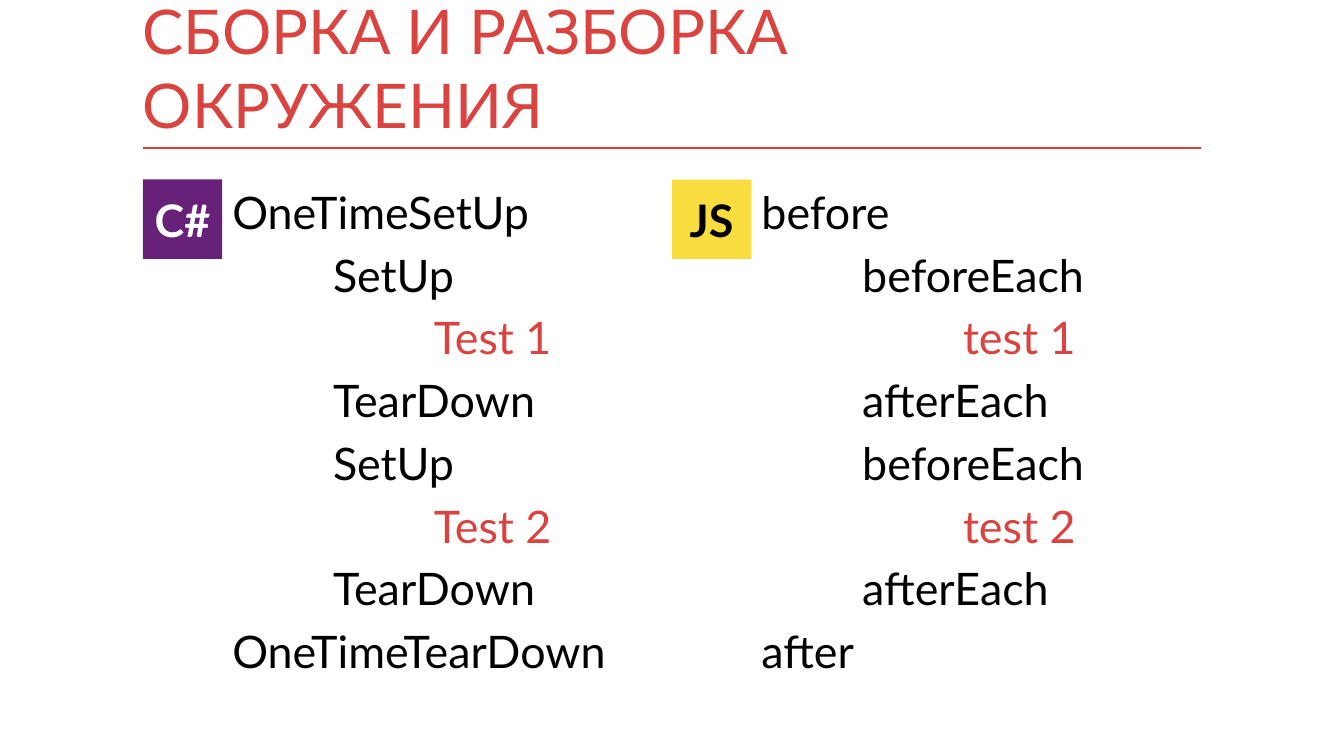
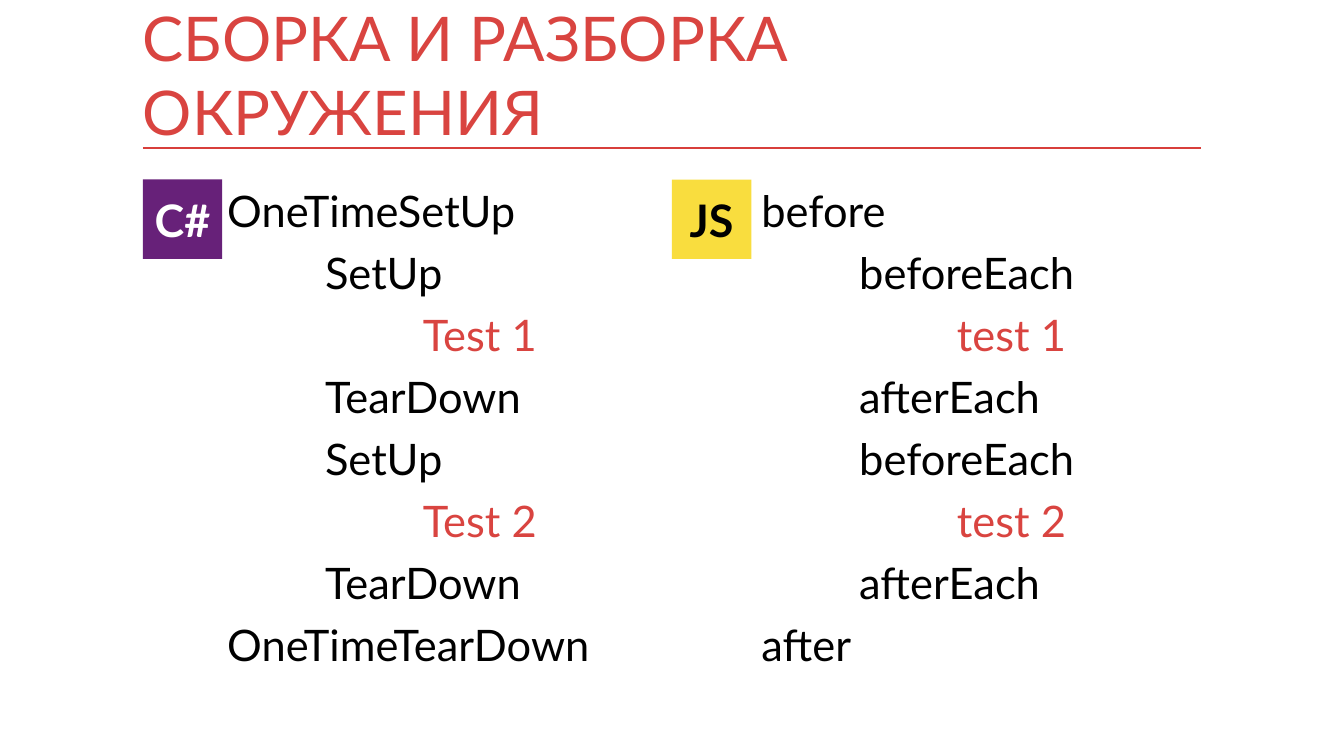
Before and after one commit to kontur-courses/testing, a slide deck: slide 16 of testing.pptx (slide 15 before the commit). Drawn at 1344x756 pixels with LibreOffice and Linux fonts; fonts in the diff are those of the drawing. Boxes give left, top, right and bottom in pixels: in the first picture for what was removed or moved away, otherwise in the second. Text is boxed around its words. In the diff, an @@ line names an element or a change of style, - is before the commit and + after.

```diff
--- a/testing.pptx
+++ b/testing.pptx
@@ title "СБОРКА И РАЗБОРКА ОКРУЖЕНИЯ": place and size @@
-title "СБОРКА И РАЗБОРКА ОКРУЖЕНИЯ" at box(143, 9, 788, 129)
+title "СБОРКА И РАЗБОРКА ОКРУЖЕНИЯ" at box(143, 16, 788, 136)
@@ text "OneTimeSetUp" at box(227, 195, 589, 662): size 32 to 31 pt @@
@@ text "before" at box(761, 195, 1074, 662): size 32 to 31 pt @@
```
Also in this commit, not shown: 24 other slides changed, 4 slides added.
